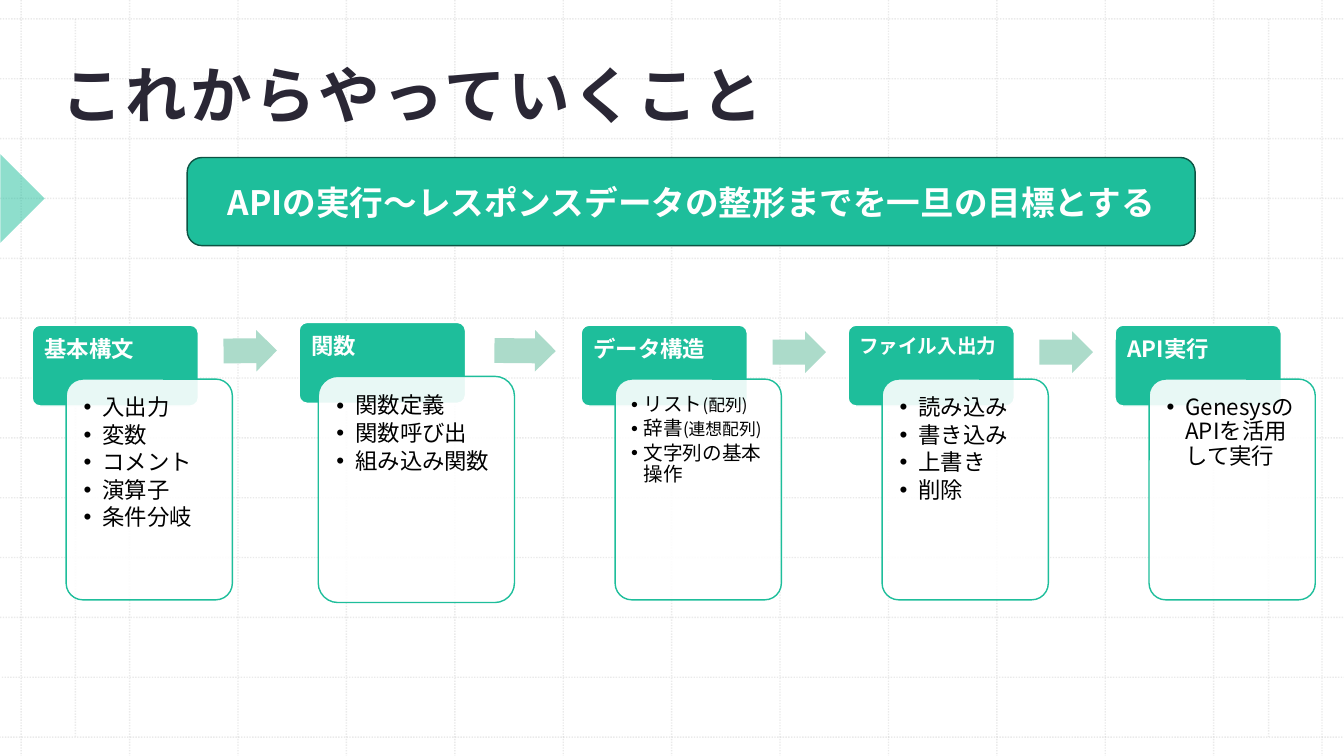
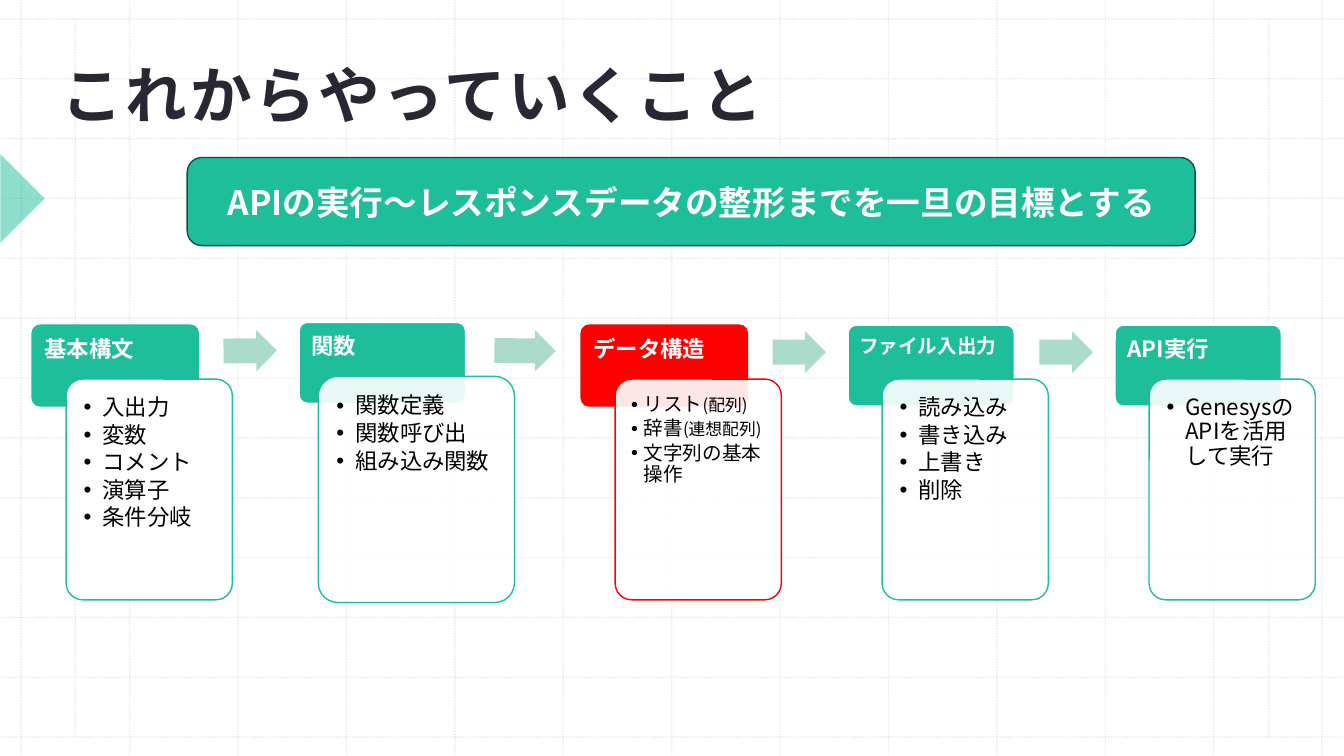
Before and after one commit to Shohei1129/Python_traning, a slide deck: slide 2 of プログラミング勉強会Python編(4.データ構造).pptx (slide 8 before the commit). Drawn at 1344x756 pixels with LibreOffice and Linux fonts; fonts in the diff are those of the drawing. Boxes give left, top, right and bottom in pixels: in the first picture for what was removed or moved away, otherwise in the second. Text is boxed around its words. In the diff, an @@ line names an element or a change of style, - is before the commit and + after.

```diff
--- a/プログラミング勉強会Python編(4.データ構造).pptx
+++ b/プログラミング勉強会Python編(4.データ構造).pptx
@@ rounded rectangle at <box>32,326,199,406</box>: outline #FFFFFF 1 pt to #1EBE9B 1 pt @@
@@ rounded rectangle at <box>582,326,748,406</box>: fill #1EBE9B to #FF0000; outline #FFFFFF 1 pt to #FF0000 1 pt @@
@@ rounded rectangle at <box>67,379,233,600</box>: fill #FFFFFF at 90% opacity to #FFFFFF @@
@@ rounded rectangle at <box>615,379,781,600</box>: outline #1EBE9B 1 pt to #FF0000 1 pt @@
```
Also in this commit, not shown: 1 other slide changed, 4 slides added, 23 slides removed, 29 other files.
